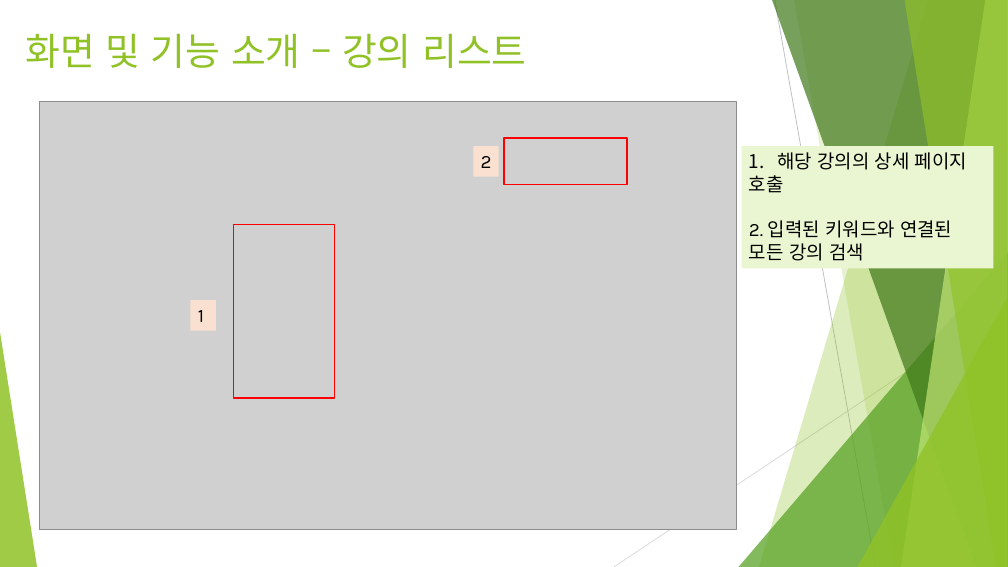
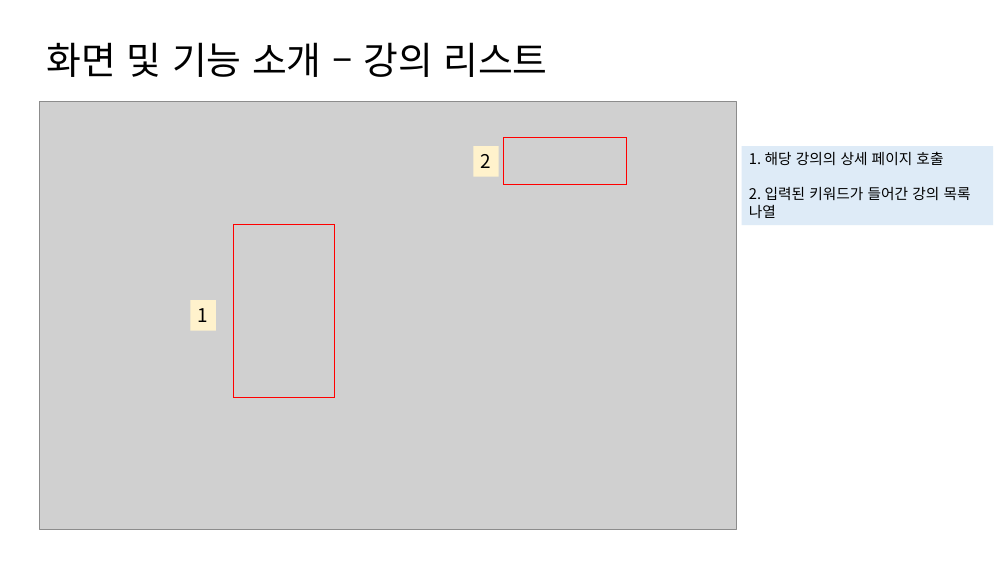
Before and after one commit to NALASAI/SelfIntroduction, a slide deck: slide 18 of 온라인 강의 사이트(BE).pptx. Drawn at 1008x567 pixels with LibreOffice and Linux fonts; fonts in the diff are those of the drawing; grey boxes stand for pictures. Boxes give left, top, right and bottom in pixels: in the first picture for what was removed or moved away, otherwise in the second. Text is boxed around its words. In the diff, an @@ line names an element or a change of style, - is before the commit and + after.

```diff
--- a/온라인 강의 사이트(BE).pptx
+++ b/온라인 강의 사이트(BE).pptx
@@ text "화면 및 기능 소개 – ...": place and size @@
-text "화면 및 기능 소개 – ..." at (25,33,526,68)
+text "화면 및 기능 소개 – ..." at (47,42,547,77)
@@ text "화면 및 기능 소개 – ..." at (47,42,547,77): font Karla to Noto Sans CJK KR, text colour #90C226 to #000000 @@
@@ rectangle "2" at (473,146,499,176): font Karla to Noto Sans CJK KR; fill #FAE0D1 to #FFF2CC @@
@@ rectangle "1. 해당 강의의 상세 페이지 ...": place and size @@
-rectangle "1. 해당 강의의 상세 페이지 ..." at (742,146,994,268)
+rectangle "1. 해당 강의의 상세 페이지 ..." at (742,146,994,225)
@@ rectangle "1. 해당 강의의 상세 페이지 ..." at (742,146,994,225): fill #EAF6D1 to #DEEBF7 @@
@@ text in rectangle at (749,151,971,218): text changed; size 18 to 14 pt; font Karla to Noto Sans CJK KR @@
-1. 해당 강의의 상세 페이지
-호출
-2. 입력된 키워드와 연결된
-모든 강의 검색
+1. 해당 강의의 상세 페이지 호출
+2. 입력된 키워드가 들어간 강의 목록 나열
@@ rectangle "1" at (191,300,216,330): font Karla to Noto Sans CJK KR; fill #FAE0D1 to #FFF2CC @@
@@ group removed at (0,0,1008,567): 5 freeform shapes, 3 triangles, 2 lines @@
```
Also in this commit, not shown: 36 other slides changed, 2 slides added.
